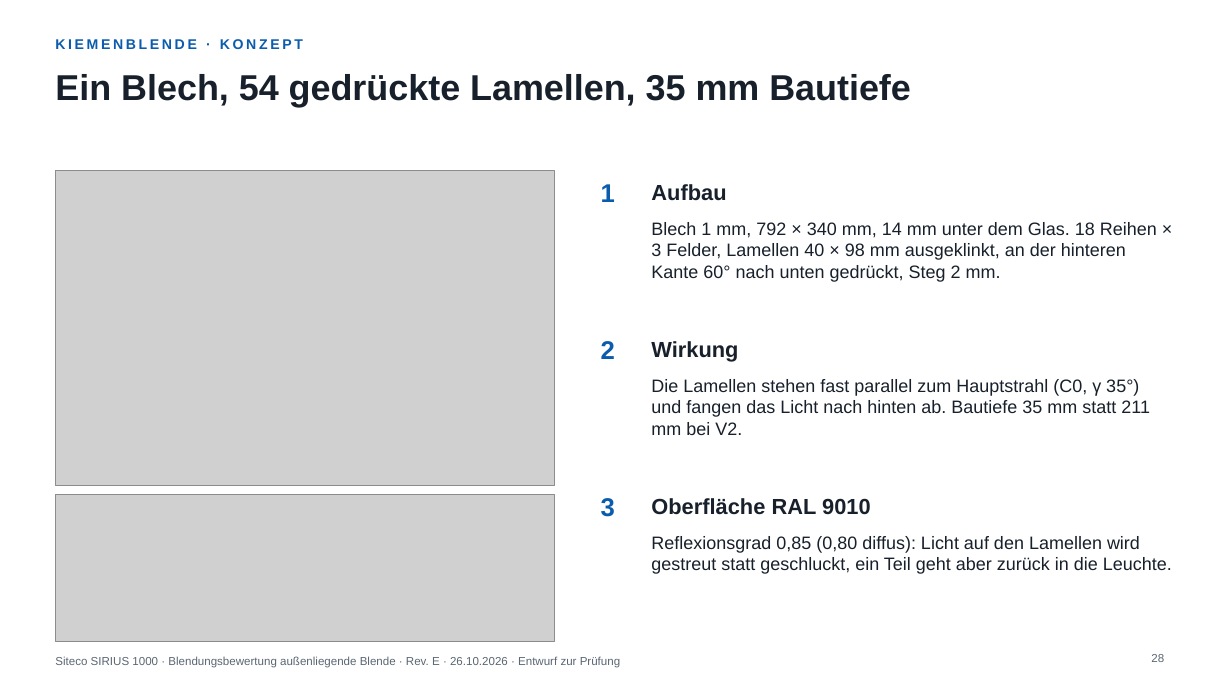
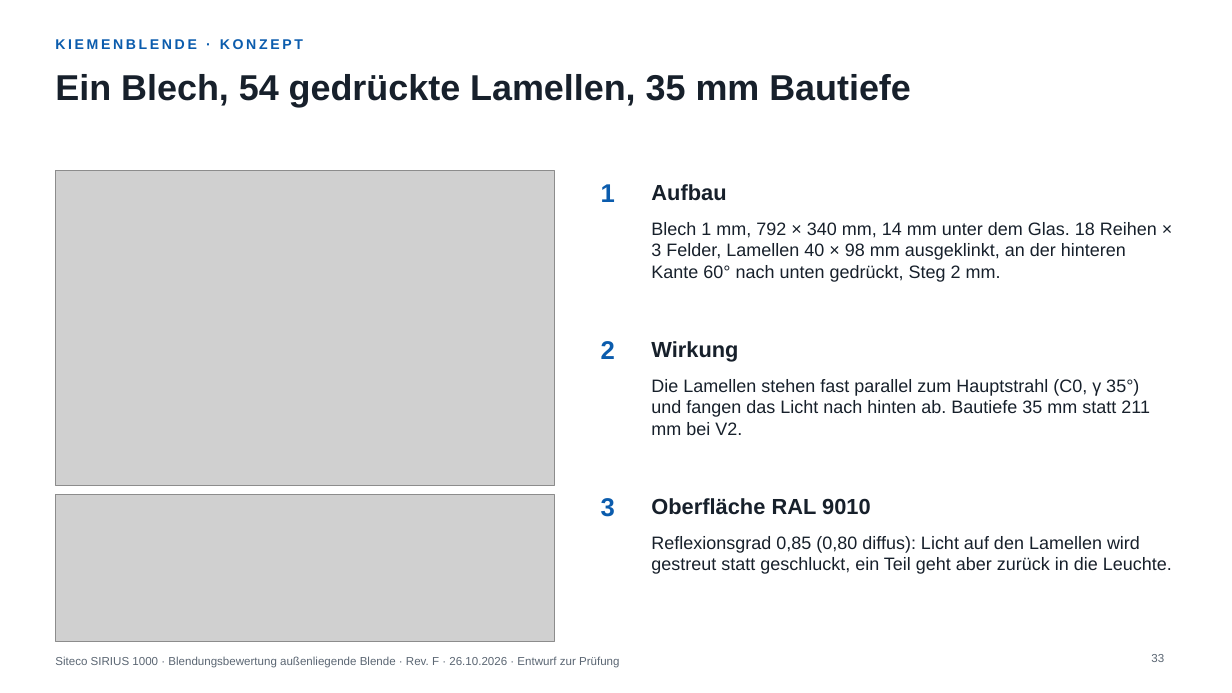
Before and after one commit to wielandroedel-cmyk/blender, a slide deck: slide 33 of lichtplanung/sirius1000/praesentation/Blendungsbewertung_SIRIUS1000_Blende.pptx (slide 28 before the commit). Drawn at 1232x693 pixels with LibreOffice and Linux fonts; fonts in the diff are those of the drawing; grey boxes stand for pictures. Boxes give left, top, right and bottom in pixels: in the first picture for what was removed or moved away, otherwise in the second. Text is boxed around its words. In the diff, an @@ line names an element or a change of style, - is before the commit and + after.

```diff
--- a/lichtplanung/sirius1000/praesentation/Blendungsbewertung_SIRIUS1000_Blende.pptx
+++ b/lichtplanung/sirius1000/praesentation/Blendungsbewertung_SIRIUS1000_Blende.pptx
@@ text at [55,656,619,668]: text changed @@
-Siteco SIRIUS 1000 · Blendungsbewertung außenliegende Blende · Rev. E · 26.10.2026 · Entwurf zur Prüfung
+Siteco SIRIUS 1000 · Blendungsbewertung außenliegende Blende · Rev. F · 26.10.2026 · Entwurf zur Prüfung
@@ page number at [1151,654,1164,662]: text changed @@
-28
+33
```
Also in this commit, not shown: 29 other slides changed, 5 slides added, 10 other files.
